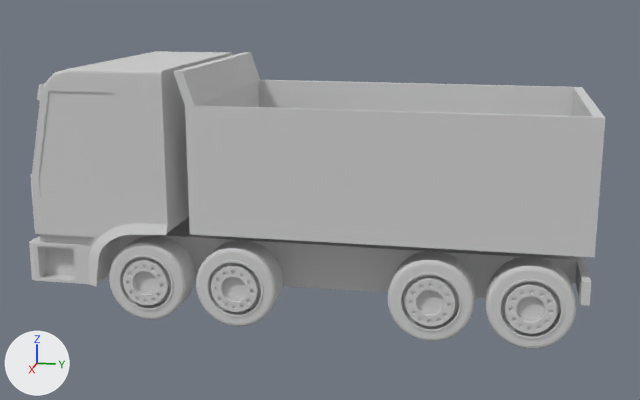
What one commit did to the Blender file blender/truck.blend.
Rendered twice from a 50 mm camera at (7.01, 1.55, 2.28) aimed at (0.05, 0.16, 0.54). Lighting does not change. The marker at lower left points along +X, +Y and +Z.

Names of what the first picture shows: 'frame:body', 'frame:body.001', 'nWheel:backLeft', 'nWheel:backLeft.001', 'sWheel:frontLeft', 'sWheel:frontLeft.001'.
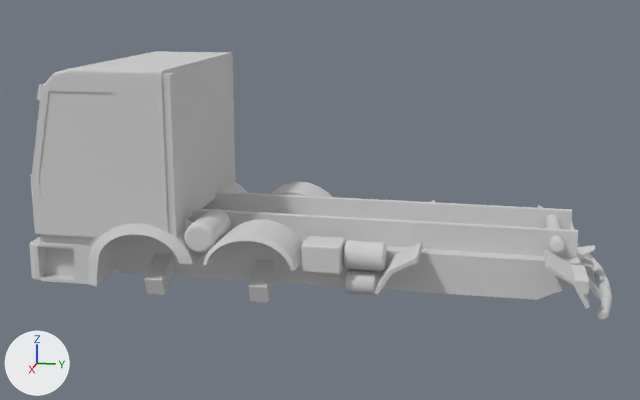
Commit message: Improved truck model

Location of each change, [x1, y1, x2, y2] in pixels of the pictures (640 x 400 px; the box of a moved part takes in the faces that stretch with it):
'frame:body', reshaped
    before: [29, 51, 591, 306]
    after: [29, 51, 612, 320]
'frame:body.001', hidden
    before: [173, 52, 605, 257]
'nWheel:backLeft.001', hidden
    before: [486, 256, 576, 349]
'nWheel:backLeft', hidden
    before: [387, 251, 475, 341]
'sWheel:frontLeft.001', hidden
    before: [196, 240, 283, 326]
'sWheel:frontLeft', hidden
    before: [109, 235, 195, 320]
part 1 of me_nwheel_backleft_001, moved or reshaped (not visible afterwards)
    before: [501, 281, 561, 334]
part 2 of me_nwheel_backleft, moved or reshaped (not visible afterwards)
    before: [403, 275, 459, 326]
part 3 of me_frame_body_001, built on
    before: [185, 80, 605, 257]
part 4 of me_frame_body, built on
    before: [29, 53, 591, 306]
    after: [29, 53, 612, 320]

The change, as a diff of the scene's bpy script:
```diff
--- a/blender/truck.blend.py
+++ b/blender/truck.blend.py
@@ me_nwheel_backleft @@
 # used by ob_nwheel_backleft; location = (0.888, 1.145, 0.032); rotation_euler = (1.571, 0.0, 0.0), in degrees (90, 0, 0); scale = (1.4, 1.4, 1.4)
-me_nwheel_backleft.from_pydata(...)  # 1436 vertices, 1009 faces; spans x -0.204..0.005, y -0.232..0.219, z -0.225..0.226
+me_nwheel_backleft.from_pydata(...)  # 2810 vertices, 1955 faces; spans x -0.413..0.005, y -0.232..0.219, z -0.225..0.226
+# me_nwheel_backleft part 2: 112 vertices moved from x -0.076..-0.019, y -0.136..0.122, z -0.128..0.13 to x -0.076..0.005, y -0.086..0.081, z -0.079..0.08; 908 vertices removed from x -0.076..0.005, y -0.136..0.122, z -0.128..0.13; 846 vertices added at x -0.136..-0.008, y -0.118..0.105, z -0.113..0.113
 me_nwheel_backleft.materials.append(mat_car)
@@ me_nwheel_backleft_001 @@
 # used by ob_nwheel_backleft_001; location = (0.888, 1.858, 0.032); rotation_euler = (1.571, 0.0, 0.0), in degrees (90, 0, 0); scale = (1.4, 1.4, 1.4)
-me_nwheel_backleft_001.from_pydata(...)  # 1436 vertices, 1009 faces; spans x -0.204..0.005, y -0.232..0.219, z -0.225..0.226
+me_nwheel_backleft_001.from_pydata(...)  # 2810 vertices, 1955 faces; spans x -0.413..0.005, y -0.232..0.219, z -0.225..0.226
+# me_nwheel_backleft_001 part 1: 112 vertices moved from x -0.076..-0.019, y -0.136..0.122, z -0.128..0.13 to x -0.076..0.005, y -0.086..0.081, z -0.079..0.08; 908 vertices removed from x -0.076..0.005, y -0.136..0.122, z -0.128..0.13; 846 vertices added at x -0.136..-0.008, y -0.118..0.105, z -0.113..0.113
 me_nwheel_backleft_001.materials.append(mat_car)
@@ me_frame_body_001 @@
 # used by ob_frame_body_001; location = (0.0, 0.0, 0.182); rotation_euler = (1.571, 0.0, 0.0), in degrees (90, 0, 0)
-me_frame_body_001.from_pydata(...)  # 22 vertices, 19 faces; spans x -0.91..0.91, y 0.26..1.48, z -2.26..0.74
+me_frame_body_001.from_pydata(...)  # 158 vertices, 95 faces; spans x -0.91..0.91, y 0.08..1.48, z -2.26..0.74
+# me_frame_body_001 part 3: 8 vertices moved from x -0.91..0.91, y 0.26..1.23, z -2.26..0.66 to x -0.91..0.91, y 0.31..1.23, z -2.26..0.66; 2 vertices removed from x -0.86..0.87, y 0.32, z -2.19; 138 vertices added at x -0.91..0.91, y 0.08..0.36, z -2.23..0.46
 me_frame_body_001.materials.append(mat_car)
@@ me_frame_body @@
 # used by ob_frame_body; location = (0.0, 0.0, 0.0); rotation_euler = (1.571, 0.0, 0.0), in degrees (90, 0, 0); scale = (0.891, 1.0, 1.0)
-me_frame_body.from_pydata(...)  # 352 vertices, 274 faces, 1 loose edge; spans x -1.04..1.05, y -0.09..1.66, z -2.25..2.02
+me_frame_body.from_pydata(...)  # 2882 vertices, 2666 faces, 1 loose edge; spans x -1.04..1.05, y -0.14..1.66, z -2.49..2.02
+# me_frame_body part 4: 12 vertices moved from x -0.94..0.53, y -0.09..0.37, z -1.92..2.02 to x -0.94..0.53, y -0.05..0.37, z -1.92..2.02; 53 vertices removed from x -1.04..1.05, y -0.02..1.63, z -2.25..2.02; 2582 vertices added at x -1.04..1.05, y -0.14..1.63, z -2.49..2.02
 me_frame_body.materials.append(mat_car)
@@ ob_nwheel_backleft @@
 ob_nwheel_backleft = bpy.data.objects.new('nWheel:backLeft', me_nwheel_backleft)
-ob_nwheel_backleft.location = (0.888, 1.145, 0.032)
+ob_nwheel_backleft.location = (0.888, 1.145, -0.047)
 ob_nwheel_backleft.rotation_euler = (1.571, 0.0, 0.0)  # degrees (90, 0, 0)
-ob_nwheel_backleft.scale = (1.4, 1.4, 1.4)
+ob_nwheel_backleft.scale = (0.992, 1.4, 1.4)
+ob_nwheel_backleft.hide_viewport = True
@@ ob_nwheel_backleft_001 @@
 ob_nwheel_backleft_001 = bpy.data.objects.new('nWheel:backLeft.001', me_nwheel_backleft_001)
-ob_nwheel_backleft_001.location = (0.888, 1.858, 0.032)
+ob_nwheel_backleft_001.location = (0.888, 1.854, -0.047)
 ob_nwheel_backleft_001.rotation_euler = (1.571, 0.0, 0.0)  # degrees (90, 0, 0)
-ob_nwheel_backleft_001.scale = (1.4, 1.4, 1.4)
+ob_nwheel_backleft_001.scale = (0.992, 1.4, 1.4)
+ob_nwheel_backleft_001.hide_viewport = True
@@ ob_swheel_frontleft_001 @@
 ob_swheel_frontleft_001 = bpy.data.objects.new('sWheel:frontLeft.001', me_swheel_frontleft_001)
-ob_swheel_frontleft_001.location = (0.888, -0.334, 0.032)
+ob_swheel_frontleft_001.location = (0.888, -0.202, -0.047)
 ob_swheel_frontleft_001.rotation_euler = (1.571, 0.0, 0.0)  # degrees (90, 0, 0)
-ob_swheel_frontleft_001.scale = (1.4, 1.4, 1.4)
+ob_swheel_frontleft_001.scale = (0.992, 1.4, 1.4)
+ob_swheel_frontleft_001.hide_viewport = True
@@ ob_frame_body_001 @@
 ob_frame_body_001.rotation_euler = (1.571, 0.0, 0.0)  # degrees (90, 0, 0)
+ob_frame_body_001.hide_viewport = True
@@ ob_swheel_frontleft @@
 ob_swheel_frontleft = bpy.data.objects.new('sWheel:frontLeft', me_swheel_frontleft)
-ob_swheel_frontleft.location = (0.888, -1.047, 0.032)
+ob_swheel_frontleft.location = (0.888, -1.047, -0.047)
 ob_swheel_frontleft.rotation_euler = (1.571, 0.0, 0.0)  # degrees (90, 0, 0)
-ob_swheel_frontleft.scale = (1.4, 1.4, 1.4)
+ob_swheel_frontleft.scale = (0.992, 1.4, 1.4)
+ob_swheel_frontleft.hide_viewport = True
```
